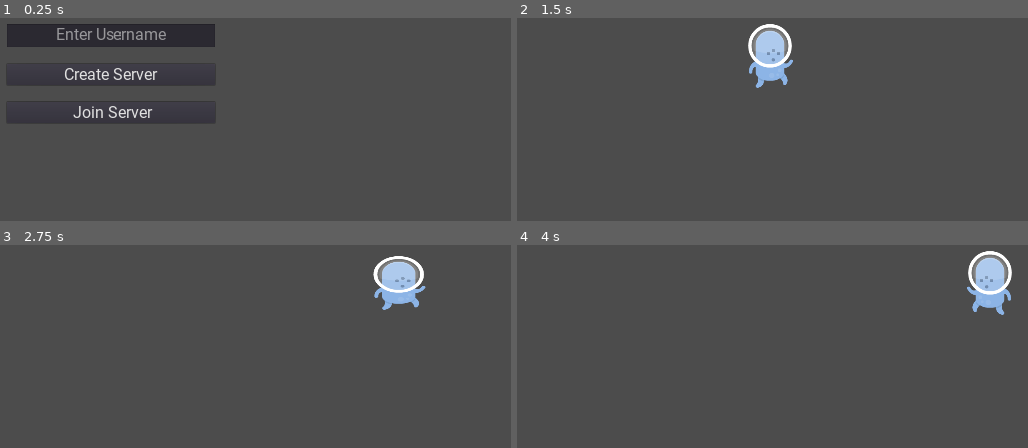
Above: before the commit, frames 1-4 (two rows, left to right).
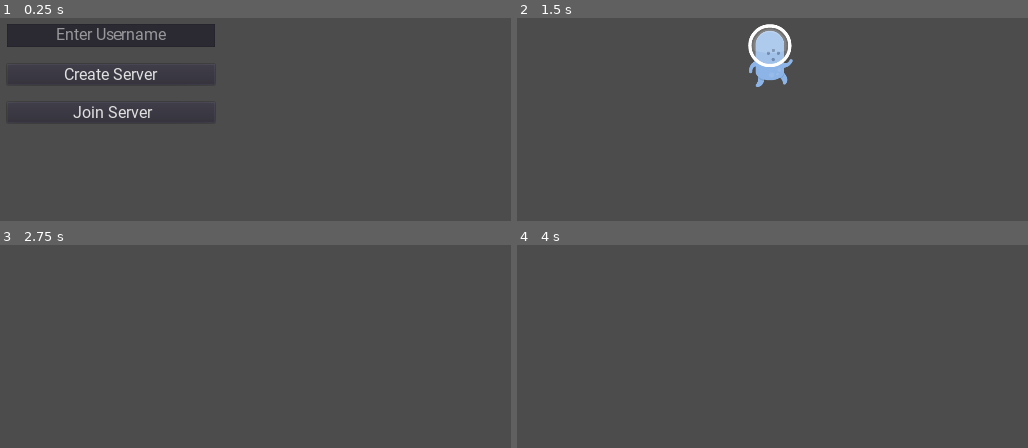
Above: after the commit, the same moments.

Repository: DuCheAnh/P2PPuzzle
Game: Godot game, scene res://NetworkSetup.tscn
The game is run twice, just before and just after one commit, with the same random seed, the same clock (stepped at 60 frames per second) and the same inputs.
Inputs (mouse positions are in pixels of both pictures, inside the frame that each line leads up to):
- Up to frame 1 (0.25 s): no input
- Up to frame 2 (1.5 s): click (629, 36) at 0.52 s; type "Alex" at 0.6 s; click "Create Server" at 1.25 s
- Up to frame 3 (2.75 s): tap Enter (ui_accept) at 2, 2.27 s; hold Right (ui_right) from 2.03 s (still down); tap Tab (ui_focus_next) at 2.1 s
- Up to frame 4 (4 s): tap Tab (ui_focus_next) at 2.85, 3.6 s; tap Enter (ui_accept) at 3.02 s; release Right (ui_right) at 3.53 s; hold Left (ui_left) from 3.53 s (still down)

The runs differ from the first frame. In frame 1, less than 0.1% of the frame differs, in the area x 23-24%, y 6-11%; in frame 2, 0.2%; in frame 3, 2.0%; in frame 4, 2.0%, in the area x 88-97%, y 2-35%.
Error in both runs: Invalid get index '3' (on base: 'Array'). (res://Network/Network.gd:18)

Commit message:
added: map loading

Diff:
--- /dev/null
+++ b/MultiplayerPuzzle/Game.tscn
@@ -0,0 +1,37 @@
+[gd_scene load_steps=4 format=2]
+
+[ext_resource path="res://Asset/spritesheet_ground.png" type="Texture" id=1]
+
+[sub_resource type="ConvexPolygonShape2D" id=1]
+points = PoolVector2Array( 0, 0, 128, 0, 128, 128, 0, 128 )
+
+[sub_resource type="TileSet" id=2]
+0/name = "spritesheet_ground.png 0"
+0/texture = ExtResource( 1 )
+0/tex_offset = Vector2( 0, 0 )
+0/modulate = Color( 1, 1, 1, 1 )
+0/region = Rect2( 128, 0, 128, 128 )
+0/tile_mode = 0
+0/occluder_offset = Vector2( 0, 0 )
+0/navigation_offset = Vector2( 0, 0 )
+0/shape_offset = Vector2( 0, 0 )
+0/shape_transform = Transform2D( 1, 0, 0, 1, 0, 0 )
+0/shape = SubResource( 1 )
+0/shape_one_way = false
+0/shape_one_way_margin = 1.0
+0/shapes = [ {
+"autotile_coord": Vector2( 0, 0 ),
+"one_way": false,
+"one_way_margin": 1.0,
+"shape": SubResource( 1 ),
+"shape_transform": Transform2D( 1, 0, 0, 1, 0, 0 )
+} ]
+0/z_index = 0
+
+[node name="Game" type="Node2D"]
+
+[node name="TileMap" type="TileMap" parent="."]
+tile_set = SubResource( 2 )
+cell_size = Vector2( 128, 128 )
+format = 1
+tile_data = PoolIntArray( -1, 0, 0, -65536, 0, 0, -65535, 0, 0, -65534, 0, 0, -65533, 0, 0, -65532, 0, 0, -65531, 0, 0, -65530, 0, 0, -65529, 0, 0, -65528, 0, 0, -65527, 0, 0, -65526, 0, 0, -65525, 0, 0, -65524, 0, 0, -65523, 0, 0, -65522, 0, 0, -65521, 0, 0, 65535, 0, 0, 15, 0, 0, 131071, 0, 0, 65551, 0, 0, 196607, 0, 0, 131087, 0, 0, 262143, 0, 0, 196623, 0, 0, 327679, 0, 0, 262159, 0, 0, 393215, 0, 0, 327695, 0, 0, 458751, 0, 0, 393229, 0, 0, 393230, 0, 0, 393231, 0, 0, 524287, 0, 0, 458762, 0, 0, 458763, 0, 0, 458764, 0, 0, 458765, 0, 0, 458766, 0, 0, 458767, 0, 0, 589823, 0, 0, 524288, 0, 0, 524289, 0, 0, 524290, 0, 0, 524291, 0, 0, 524292, 0, 0, 524293, 0, 0, 524294, 0, 0, 524295, 0, 0, 524296, 0, 0, 524297, 0, 0, 524298, 0, 0, 524299, 0, 0, 524300, 0, 0, 524301, 0, 0, 524302, 0, 0, 524303, 0, 0 )
--- a/MultiplayerPuzzle/NetworkSetup.gd
+++ b/MultiplayerPuzzle/NetworkSetup.gd
@@ -5,6 +5,8 @@
 onready var multiplayer_config_ui = $MultiplayerConfig
 onready var username_text_edit = $MultiplayerConfig/VBoxContainer/UsernameTextEdit
 onready var device_ip_address = $CanvasLayer/DeviceIP
+onready var start_game_button = $CanvasLayer/StartGameButton
+
 
 func _ready() -> void:
 	get_tree().connect("network_peer_connected",self,"_player_connected")
@@ -13,9 +15,19 @@
 
 	device_ip_address.text = Network.ip_address
 
+	if get_tree().network_peer != null:
+		pass
+	else:
+		start_game_button.hide()
+func _process(delta) -> void:
+	if get_tree().network_peer != null:
+		if get_tree().get_network_connected_peers().size() >= 1 and get_tree().is_network_server():
+			start_game_button.show()
+		else:
+			start_game_button.hide()
 
 func instance_player(id) -> void:
-	var player_instance = Global.instance_node_at_location(player,Players,Vector2(rand_range(0,1920),rand_range(0,1080)))
+	var player_instance = Global.instance_node_at_location(player,Persistents,Vector2(rand_range(0,1920),rand_range(0,1080)))
 	player_instance.name=str(id)
 	player_instance.set_network_master(id)
 
@@ -25,15 +37,15 @@
 
 func _player_disconnected(id) -> void:
 	print("Player " + str(id) + " disconnected")
-	if Players.has_node(str(id)):
-		Players.get_node(str(id)).queue_free()
+	if Persistents.has_node(str(id)):
+		Persistents.get_node(str(id)).queue_free()
 
 func _connected_to_server() -> void:
 	yield(get_tree().create_timer(0.1),"timeout")
 	instance_player(get_tree().get_network_unique_id())
 
 func _on_CreateServerButton_pressed():
-	if username_text_edit.text!="":
+	if username_text_edit.text != "":
 		Network.current_player_username=username_text_edit.text
 		multiplayer_config_ui.hide()
 		Network.create_server()
@@ -43,3 +55,11 @@
 	if username_text_edit.text != "":
 		multiplayer_config_ui.hide()
 		Global.instance_node(load("res://ServerBrowser.tscn"),self)
+
+
+
+func _on_StartGameButton_pressed():
+	rpc("switch_to_game")
+
+sync func switch_to_game() -> void:
+	get_tree().change_scene("res://Game.tscn")
--- a/MultiplayerPuzzle/NetworkSetup.tscn
+++ b/MultiplayerPuzzle/NetworkSetup.tscn
@@ -74,5 +74,18 @@
 "_edit_use_anchors_": false
 }
 
+[node name="StartGameButton" type="Button" parent="CanvasLayer"]
+margin_left = 64.0
+margin_top = 47.0
+margin_right = 162.0
+margin_bottom = 101.0
+rect_min_size = Vector2( 300, 150 )
+custom_fonts/font = ExtResource( 1 )
+text = "Start"
+__meta__ = {
+"_edit_use_anchors_": false
+}
+
 [connection signal="pressed" from="MultiplayerConfig/VBoxContainer/CreateServerButton" to="." method="_on_CreateServerButton_pressed"]
 [connection signal="pressed" from="MultiplayerConfig/VBoxContainer/JoinServerButton" to="." method="_on_JoinServerButton_pressed"]
+[connection signal="pressed" from="CanvasLayer/StartGameButton" to="." method="_on_StartGameButton_pressed"]
--- /dev/null
+++ b/MultiplayerPuzzle/Persistents.tscn
@@ -0,0 +1,3 @@
+[gd_scene format=2]
+
+[node name="Persistents" type="Node"]
--- a/MultiplayerPuzzle/Player.gd
+++ b/MultiplayerPuzzle/Player.gd
@@ -9,33 +9,41 @@
 puppet var puppet_sprite = ""
 puppet var puppet_flip = false
 puppet var puppet_scale = Vector2(1,1)
+
 onready var sprite = $AnimatedSprite
 onready var tween = $Tween
 
+
 var velocity = Vector2.ZERO
-var was_on_floor=false
+var was_on_floor = false
+var gravity_disabled  = true
+
 func _process(delta):
 	if is_network_master():
 		_get_input()
 		_apply_animation()
 		_normalize_animation_scale(delta)
 		was_on_floor=is_on_floor()
-#		velocity.y += gravity * delta
+		if not gravity_disabled:
+			velocity.y += gravity * delta
 		velocity = move_and_slide(velocity, Vector2.UP)
 	else:
 		if not tween.is_active():
 			move_and_slide(puppet_velocity)
 		_apply_animation_over_network()
+
 func _get_input() -> void:
 	velocity.x = 0
 	if Input.is_action_pressed("ui_right"):
 		velocity.x += speed
-		sprite.scale = Vector2(1.2,0.8)
 	if Input.is_action_pressed("ui_left"):
 		velocity.x -= speed
 	if Input.is_action_just_pressed("ui_accept"):
 		if is_on_floor():
 			jump(1)
+	if Input.is_action_just_pressed("ui_focus_next"):
+		player_gravity_set(true)
+
 func _apply_animation() -> void:
 	#flip animations
 	if velocity.x!=0:
@@ -60,15 +68,20 @@
 		sprite.play(puppet_sprite)
 		sprite.flip_h=puppet_flip
 		sprite.scale=puppet_scale
+
 func jump(multiplier) -> void:
 	sprite.scale = Vector2(0.75, 1.25)
 	velocity.y = jump_speed * multiplier
+
+func player_gravity_set(value : float) -> void:
+	gravity_disabled = !value
 
 func puppet_position_set(new_value) -> void:
 	puppet_position=new_value
 	tween.interpolate_property(self,"global_position",global_position,puppet_position,0.05)
 	tween.start()
 	pass
+
 func _on_Network_tick_rate_timeout():
 	if is_network_master():
 		rset_unreliable("puppet_position",global_position)
--- a/MultiplayerPuzzle/Players.tscn
+++ /dev/null
@@ -1,3 +0,0 @@
-[gd_scene format=2]
-
-[node name="Players" type="Node"]
--- a/MultiplayerPuzzle/project.godot
+++ b/MultiplayerPuzzle/project.godot
@@ -18,7 +18,7 @@
 
 Network="*res://Network/Network.gd"
 Global="*res://Global.gd"
-Players="*res://Players.tscn"
+Persistents="*res://Persistents.tscn"
 
 [display]
 
@@ -35,4 +35,5 @@
 
 [rendering]
 
+2d/snapping/use_gpu_pixel_snap=true
 environment/default_environment="res://default_env.tres"
